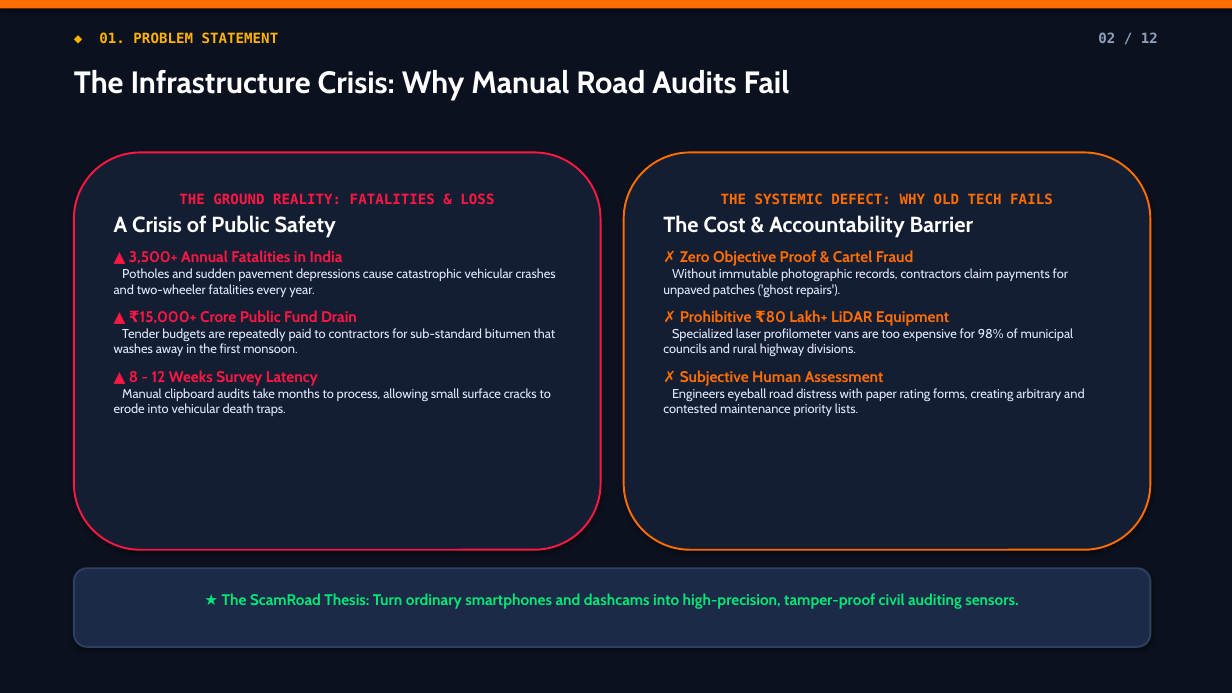
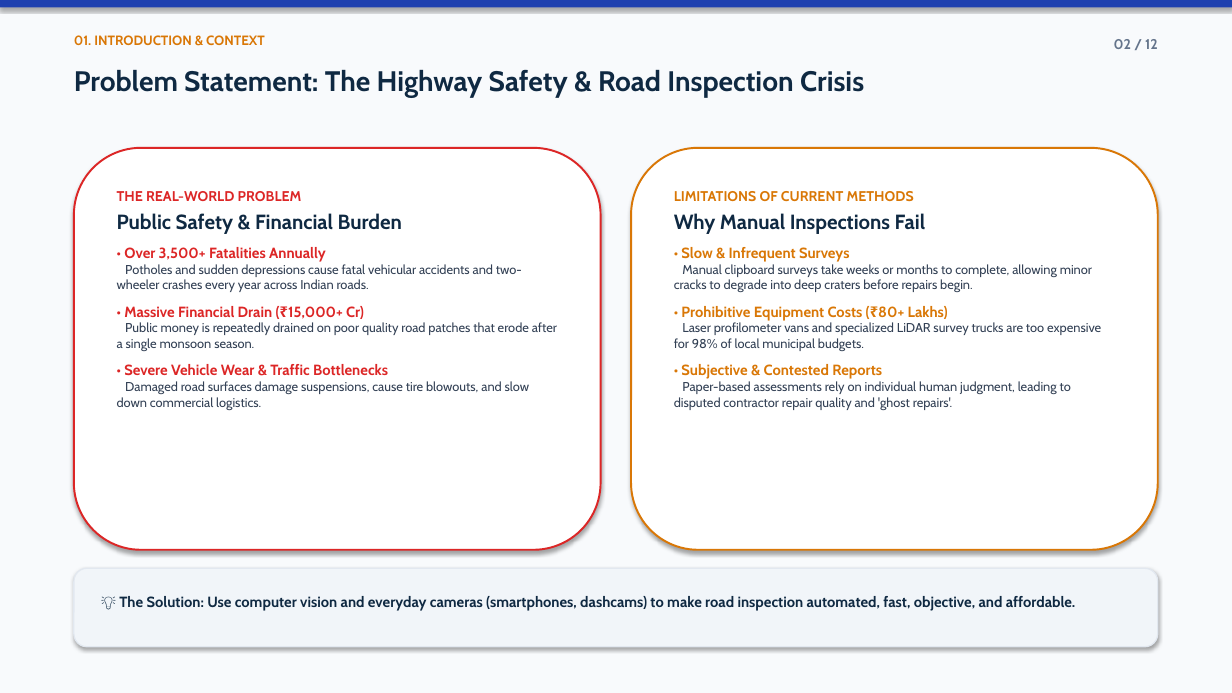
Before and after one commit to Priya-Ranjan-0201/Potholes-detector, a slide deck: slide 2 of ScamRoad_Presentation.pptx. Drawn at 1232x693 pixels with LibreOffice and Linux fonts; fonts in the diff are those of the drawing. Boxes give left, top, right and bottom in pixels: in the first picture for what was removed or moved away, otherwise in the second. Text is boxed around its words. In the diff, an @@ line names an element or a change of style, - is before the commit and + after.

Commit message:
feat(presentation): redesign deck with clean academic theme and projector-friendly palette

```diff
--- a/ScamRoad_Presentation.pptx
+++ b/ScamRoad_Presentation.pptx
@@ rectangle at bbox=[0, 0, 1232, 693]: fill #0B111E to #F8FAFC @@
@@ rectangle at bbox=[0, 0, 1232, 7]: fill #FF6D00 to #1E40AF @@
@@ text at bbox=[74, 35, 265, 45]: text changed; size 11 to 10.5 pt; font DejaVu Sans Mono to Cabin; text colour #FFB300 to #D97706 @@
-◆ 01. PROBLEM STATEMENT
+01. INTRODUCTION & CONTEXT
@@ text "02 / 12" at bbox=[1114, 39, 1158, 49]: font DejaVu Sans Mono to Cabin, text colour #8FA0BC to #64748B @@
@@ text at bbox=[74, 70, 864, 97]: text changed; size 24 to 22 pt; text colour #FFFFFF to #0F2942 @@
-The Infrastructure Crisis: Why Manual Road Audits Fail
+Problem Statement: The Highway Safety & Road Inspection Crisis
@@ rounded rectangle "THE REAL-WORLD PROBLEM": place and size @@
-rounded rectangle "THE REAL-WORLD PROBLEM" at bbox=[74, 152, 601, 550]
+rounded rectangle "THE REAL-WORLD PROBLEM" at bbox=[74, 148, 601, 550]
@@ rounded rectangle "THE REAL-WORLD PROBLEM" at bbox=[74, 148, 601, 550]: fill #141E33 to #FFFFFF; outline #FF1744 1.5 pt to #DC2626 1.5 pt @@
@@ rounded rectangle "LIMITATIONS OF CURRENT METHODS": place and size @@
-rounded rectangle "LIMITATIONS OF CURRENT METHODS" at bbox=[624, 152, 1151, 550]
+rounded rectangle "LIMITATIONS OF CURRENT METHODS" at bbox=[631, 148, 1158, 550]
@@ rounded rectangle "LIMITATIONS OF CURRENT METHODS" at bbox=[631, 148, 1158, 550]: fill #141E33 to #FFFFFF; outline #FF6D00 1.5 pt to #D97706 1.5 pt @@
@@ text in rounded rectangle at bbox=[117, 191, 557, 410]: text changed; text colour #E0E7FF to #334155 @@
-THE GROUND REALITY: FATALITIES & LOSS
-A Crisis of Public Safety
-▲ 3,500+ Annual Fatalities in India
-Potholes and sudden pavement depressions cause catastrophic vehicular crashes and two-wheeler fatalities every year.
-▲ ₹15,000+ Crore Public Fund Drain
-Tender budgets are repeatedly paid to contractors for sub-standard bitumen that washes away in the first monsoon.
-▲ 8 - 12 Weeks Survey Latency
-Manual clipboard audits take months to process, allowing small surface cracks to erode into vehicular death traps.
+THE REAL-WORLD PROBLEM
+Public Safety & Financial Burden
+• Over 3,500+ Fatalities Annually
+Potholes and sudden depressions cause fatal vehicular accidents and two-wheeler crashes every year across Indian roads.
+• Massive Financial Drain (₹15,000+ Cr)
+Public money is repeatedly drained on poor quality road patches that erode after a single monsoon season.
+• Severe Vehicle Wear & Traffic Bottlenecks
+Damaged road surfaces damage suspensions, cause tire blowouts, and slow down commercial logistics.
@@ text in rounded rectangle at bbox=[674, 191, 1101, 410]: text changed; text colour #E0E7FF to #334155 @@
-THE SYSTEMIC DEFECT: WHY OLD TECH FAILS
-The Cost & Accountability Barrier
-✗ Zero Objective Proof & Cartel Fraud
-Without immutable photographic records, contractors claim payments for unpaved patches ('ghost repairs').
-✗ Prohibitive ₹80 Lakh+ LiDAR Equipment
-Specialized laser profilometer vans are too expensive for 98% of municipal councils and rural highway divisions.
-✗ Subjective Human Assessment
-Engineers eyeball road distress with paper rating forms, creating arbitrary and contested maintenance priority lists.
+LIMITATIONS OF CURRENT METHODS
+Why Manual Inspections Fail
+• Slow & Infrequent Surveys
+Manual clipboard surveys take weeks or months to complete, allowing minor cracks to degrade into deep craters before repairs begin.
+• Prohibitive Equipment Costs (₹80+ Lakhs)
+Laser profilometer vans and specialized LiDAR survey trucks are too expensive for 98% of local municipal budgets.
+• Subjective & Contested Reports
+Paper-based assessments rely on individual human judgment, leading to disputed contractor repair quality and 'ghost repairs'.
@@ rounded rectangle "💡 The Solution: Use computer ...": place and size @@
-rounded rectangle "💡 The Solution: Use computer ..." at bbox=[74, 568, 1151, 647]
+rounded rectangle "💡 The Solution: Use computer ..." at bbox=[74, 568, 1158, 647]
@@ rounded rectangle "💡 The Solution: Use computer ..." at bbox=[74, 568, 1158, 647]: fill #1C2A47 to #F1F5F9; outline #2E4061 1.5 pt to #E2E8F0 1 pt @@
@@ text in rounded rectangle at bbox=[119, 596, 1076, 611]: text changed; size 12 to 11.5 pt; text colour #00E676 to #0F2942 @@
-★ The ScamRoad Thesis: Turn ordinary smartphones and dashcams into high-precision, tamper-proof civil auditing sensors.
+💡 The Solution: Use computer vision and everyday cameras (smartphones, dashcams) to make road inspection automated, fast, objective, and affordable.
```
Also in this commit, not shown: 11 other slides changed, 14 other files.
